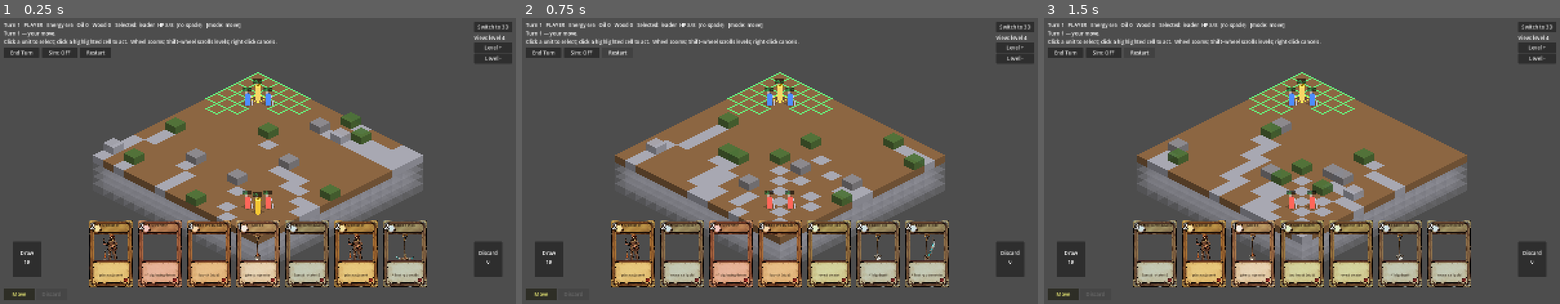
Above: before the commit, frames 1-3 (left to right).
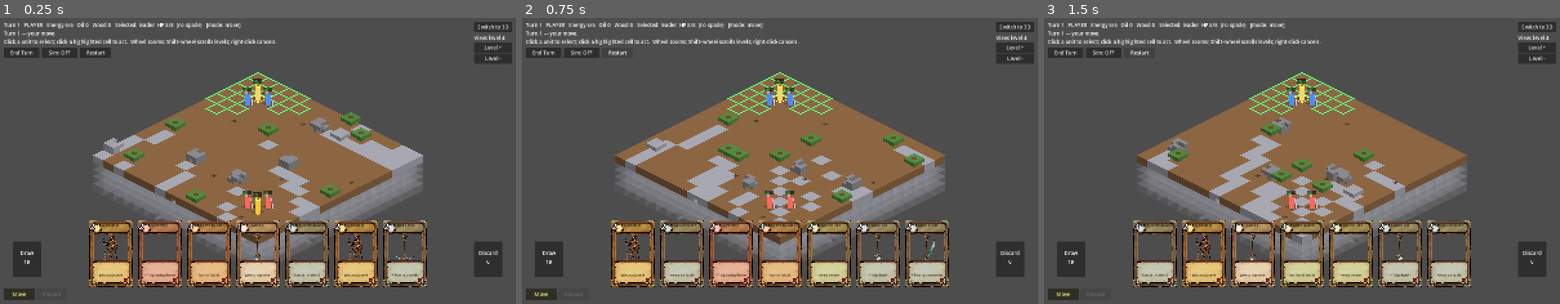
Above: after the commit, the same moments.

Repository: lgtmann/ASAS
Game: Godot game, scene res://scenes/main.tscn
The game is run twice, just before and just after one commit, with the same random seed, the same clock (stepped at 60 frames per second) and the same inputs.
Inputs:
- Up to frame 1 (0.25 s): no input
- Up to frame 2 (0.75 s): click "Restart" at 0.5 s
- Up to frame 3 (1.5 s): click "Restart" at 1.25 s

The runs differ from the first frame. In frame 1, 0.7% of the frame differs, in the area x 22-72%, y 22-71%; in frame 2, 0.7%, in the area x 24-78%, y 22-71%; in frame 3, 0.7%.

Commit message:
Subdivide each cell into 18 sub-cubes for richer geometry

Diff:
--- a/scripts/iso_view.gd
+++ b/scripts/iso_view.gd
@@ -90,6 +90,18 @@
 const WIRE_ALPHA := 0.55                # outline strength for above-focal cubes
 const WIRE_WIDTH := 1.4                 # outline thickness for wireframe cubes
 
+# --- Sub-cube rendering ------------------------------------------------------
+# Each logical cell renders as a 3x3x2 grid of 18 sub-cubes. Game logic stays
+# per-cell; this is a pure visual subdivision so cells can carry richer
+# geometry (tree trunk + canopy, boulder cluster) and random surface divots.
+const SUB_X := 3
+const SUB_Y := 2
+const SUB_Z := 3
+const TRUNK_COLOR := Color(0.42, 0.28, 0.17)
+const CANOPY_COLOR := Color(0.31, 0.55, 0.24)
+const FULL_PATTERN := (1 << 18) - 1            # all 18 sub-cubes filled
+var _sub_draw_order: Array = []                # filled in _ready
+
 # Filled in _ready (enum values aren't constexpr for a const dict).
 var _mat_colors := {}
 
@@ -133,6 +145,7 @@
 	world = VoxelWorld.new()
 	world.skip_3d_rendering = true
 	add_child(world)
+	_sub_draw_order = _compute_sub_draw_order()
 
 	_mat_colors[VoxelWorld.Mat.EARTH] = Color(0.55, 0.40, 0.26)
 	_mat_colors[VoxelWorld.Mat.GOLD] = Color(0.96, 0.78, 0.20)
@@ -230,47 +243,125 @@
 	return 0.0   # never used; far-above cubes early-out into the wireframe path
 
 func _draw_cube(c: Vector3i, alpha: float) -> void:
+	var seen_it: bool = gs.seen.has(c)
+	var mat: int = world.material_at(c)
+	# Cubes >1 level above the focal layer wireframe (single cube outline so
+	# the see-through cage doesn't get visually noisy).
+	if c.y > view_level + 1:
+		var base_col: Color = (FOG_COLOR if not seen_it
+				else _mat_colors.get(mat, Color(0.5, 0.5, 0.5)))
+		var wire_col := Color(base_col.r, base_col.g, base_col.b, WIRE_ALPHA)
+		var w010 := iso(c + Vector3i(0, 1, 0))
+		var w110 := iso(c + Vector3i(1, 1, 0))
+		var w111 := iso(c + Vector3i(1, 1, 1))
+		var w011 := iso(c + Vector3i(0, 1, 1))
+		var w100 := iso(c + Vector3i(1, 0, 0))
+		var w101 := iso(c + Vector3i(1, 0, 1))
+		var w001 := iso(c + Vector3i(0, 0, 1))
+		draw_polyline(PackedVector2Array([w010, w110, w111, w011, w010]), wire_col, WIRE_WIDTH)
+		draw_polyline(PackedVector2Array([w100, w110, w111, w101, w100]), wire_col, WIRE_WIDTH)
+		draw_polyline(PackedVector2Array([w001, w011, w111, w101, w001]), wire_col, WIRE_WIDTH)
+		return
+
+	# Solid path: render this cell as a 3x3x2 grid of sub-cubes. Pattern is
+	# deterministic from (c, mat) so the same cell looks the same every frame.
 	var shake := Vector2(0, _quake_offset(c))
-	var p010 := iso(c + Vector3i(0, 1, 0)) + shake
-	var p110 := iso(c + Vector3i(1, 1, 0)) + shake
-	var p111 := iso(c + Vector3i(1, 1, 1)) + shake
-	var p011 := iso(c + Vector3i(0, 1, 1)) + shake
-	var p100 := iso(c + Vector3i(1, 0, 0)) + shake
-	var p101 := iso(c + Vector3i(1, 0, 1)) + shake
-	var p001 := iso(c + Vector3i(0, 0, 1)) + shake
-	var seen_it: bool = gs.seen.has(c)
-	var base_col: Color
-	if seen_it:
-		var mat: int = world.material_at(c)
-		base_col = _mat_colors.get(mat, Color(0.5, 0.5, 0.5))
-	else:
-		base_col = FOG_COLOR
-
-	# Cubes >1 level above the focal layer render as wireframe only — see-through
-	# to ops below. The level just above focal (surface protrusions like trees
-	# / boulders when you're on the ground) renders solid via the normal path.
-	if c.y > view_level + 1:
-		var wire_col := Color(base_col.r, base_col.g, base_col.b, WIRE_ALPHA)
-		draw_polyline(PackedVector2Array([p010, p110, p111, p011, p010]), wire_col, WIRE_WIDTH)
-		draw_polyline(PackedVector2Array([p100, p110, p111, p101, p100]), wire_col, WIRE_WIDTH)
-		draw_polyline(PackedVector2Array([p001, p011, p111, p101, p001]), wire_col, WIRE_WIDTH)
-		return
-
-	# Solid render for at-focal and below-focal cubes.
+	var pattern: int = _cell_pattern(c, mat)
+	for sub: Vector3i in _sub_draw_order:
+		if not _sub_filled(pattern, sub.x, sub.y, sub.z):
+			continue
+		_draw_sub_cube(c, sub.x, sub.y, sub.z, alpha, pattern, mat, seen_it, shake)
+
+# Pre-sorted 18-cell draw order: back-to-front by (sx + sz), then by sy
+# ascending so stacked sub-cubes paint correctly within a cell.
+func _compute_sub_draw_order() -> Array:
+	var arr: Array = []
+	for sy in SUB_Y:
+		for sz in SUB_Z:
+			for sx in SUB_X:
+				arr.append(Vector3i(sx, sy, sz))
+	arr.sort_custom(func(a, b):
+		if (a.x + a.z) != (b.x + b.z):
+			return (a.x + a.z) < (b.x + b.z)
+		if a.y != b.y:
+			return a.y < b.y
+		return a.x < b.x)
+	return arr
+
+# Iso projection of a sub-cube corner. Sub-cube (sx, sy, sz) in cell c spans
+# fractional coords [sx/3, (sx+1)/3] × [sy/2, (sy+1)/2] × [sz/3, (sz+1)/3].
+# dx/dy/dz are 0 or 1 (which of the 8 corners).
+func _sub_iso(c: Vector3i, sx: int, sy: int, sz: int, dx: int, dy: int, dz: int) -> Vector2:
+	return iso_pt(
+		float(c.x) + float(sx + dx) / float(SUB_X),
+		float(c.y) + float(sy + dy) / float(SUB_Y),
+		float(c.z) + float(sz + dz) / float(SUB_Z))
+
+func _sub_filled(pattern: int, sx: int, sy: int, sz: int) -> bool:
+	if sx < 0 or sx >= SUB_X or sy < 0 or sy >= SUB_Y or sz < 0 or sz >= SUB_Z:
+		return false
+	return ((pattern >> (sx + sz * SUB_X + sy * SUB_X * SUB_Z)) & 1) == 1
+
+# Deterministic 18-bit fill-mask per cell. TREE = thin trunk + full canopy.
+# STONE = irregular cluster. Everything else = mostly full with the occasional
+# random sub-cube divot for non-flat surface feel.
+func _cell_pattern(c: Vector3i, mat: int) -> int:
+	if mat == VoxelWorld.Mat.TREE:
+		# sy=0: only sub (sx=1, sz=1) filled → bit 1+1*3+0*9 = 4
+		# sy=1: all 9 sub-cubes filled → bits 9..17
+		return (1 << 4) | (0x1FF << 9)
+	if mat == VoxelWorld.Mat.STONE:
+		var p: int = FULL_PATTERN
+		var seed: int = (c.x * 73 + c.z * 31 + c.y * 11) & 0xFFFF
+		for i in range(5):
+			var bit: int = ((seed >> i) ^ (c.y * 7 + i * 19)) & 0xF
+			bit = bit % 18
+			p &= ~(1 << bit)
+		return p
+	# Dirt-like materials: 12% chance one random sub-cube is missing so the
+	# surface isn't perfectly flat.
+	var s: int = (c.x * 73 + c.z * 31 + c.y * 7) % 100
+	if s < 12:
+		var which: int = (c.x * 17 + c.z * 5 + c.y * 3) % 18
+		return FULL_PATTERN & ~(1 << which)
+	return FULL_PATTERN
+
+# Per-sub-cube colour. Trees colour their center column (sx=1, sz=1) as brown
+# trunk and the surrounding sub-cubes as green canopy.
+func _sub_base_color(mat: int, sx: int, sy: int, sz: int, seen: bool) -> Color:
+	if not seen:
+		return FOG_COLOR
+	if mat == VoxelWorld.Mat.TREE:
+		if sx == 1 and sz == 1:
+			return TRUNK_COLOR
+		return CANOPY_COLOR
+	return _mat_colors.get(mat, Color(0.5, 0.5, 0.5))
+
+func _draw_sub_cube(c: Vector3i, sx: int, sy: int, sz: int, alpha: float,
+		pattern: int, mat: int, seen: bool, shake: Vector2) -> void:
+	var p010 := _sub_iso(c, sx, sy, sz, 0, 1, 0) + shake
+	var p110 := _sub_iso(c, sx, sy, sz, 1, 1, 0) + shake
+	var p111 := _sub_iso(c, sx, sy, sz, 1, 1, 1) + shake
+	var p011 := _sub_iso(c, sx, sy, sz, 0, 1, 1) + shake
+	var p100 := _sub_iso(c, sx, sy, sz, 1, 0, 0) + shake
+	var p101 := _sub_iso(c, sx, sy, sz, 1, 0, 1) + shake
+	var p001 := _sub_iso(c, sx, sy, sz, 0, 0, 1) + shake
+	var base_col: Color = _sub_base_color(mat, sx, sy, sz, seen)
 	var top_col := base_col
 	top_col.a = alpha
 	var right_col := top_col.darkened(0.22)
 	right_col.a = alpha
 	var left_col := top_col.darkened(0.42)
 	left_col.a = alpha
-	# Three visible faces: top + +X (right) + +Z (left/front).
-	draw_colored_polygon(PackedVector2Array([p010, p110, p111, p011]), top_col)
-	draw_colored_polygon(PackedVector2Array([p100, p110, p111, p101]), right_col)
-	draw_colored_polygon(PackedVector2Array([p001, p011, p111, p101]), left_col)
-	var outline := Color(0, 0, 0, 0.25 * alpha)
-	draw_polyline(PackedVector2Array([p010, p110, p111, p011, p010]), outline, 1.0)
-	draw_polyline(PackedVector2Array([p100, p110, p111, p101, p100]), outline, 1.0)
-	draw_polyline(PackedVector2Array([p001, p011, p111, p101, p001]), outline, 1.0)
+	# Top face: visible if there's no filled sub above.
+	if sy == SUB_Y - 1 or not _sub_filled(pattern, sx, sy + 1, sz):
+		draw_colored_polygon(PackedVector2Array([p010, p110, p111, p011]), top_col)
+	# +X face: visible if no sub to the right within the cell.
+	if sx == SUB_X - 1 or not _sub_filled(pattern, sx + 1, sy, sz):
+		draw_colored_polygon(PackedVector2Array([p100, p110, p111, p101]), right_col)
+	# +Z face: visible if no sub to the front within the cell.
+	if sz == SUB_Z - 1 or not _sub_filled(pattern, sx, sy, sz + 1):
+		draw_colored_polygon(PackedVector2Array([p001, p011, p111, p101]), left_col)
 
 func _draw_highlight(c: Vector3i) -> void:
 	# Wireframe diamond on the visible surface for cell `c`. For air cells we
